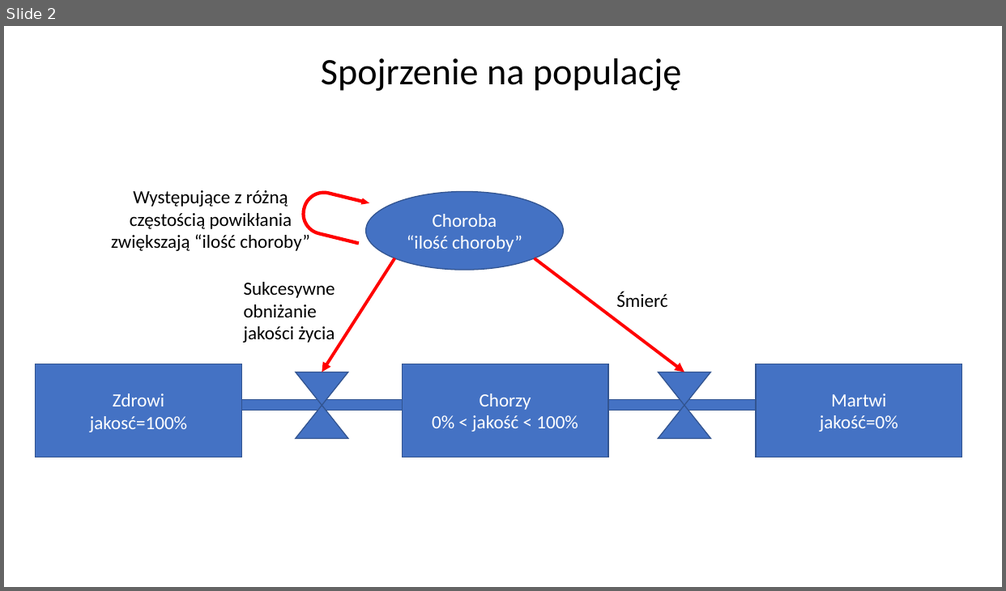
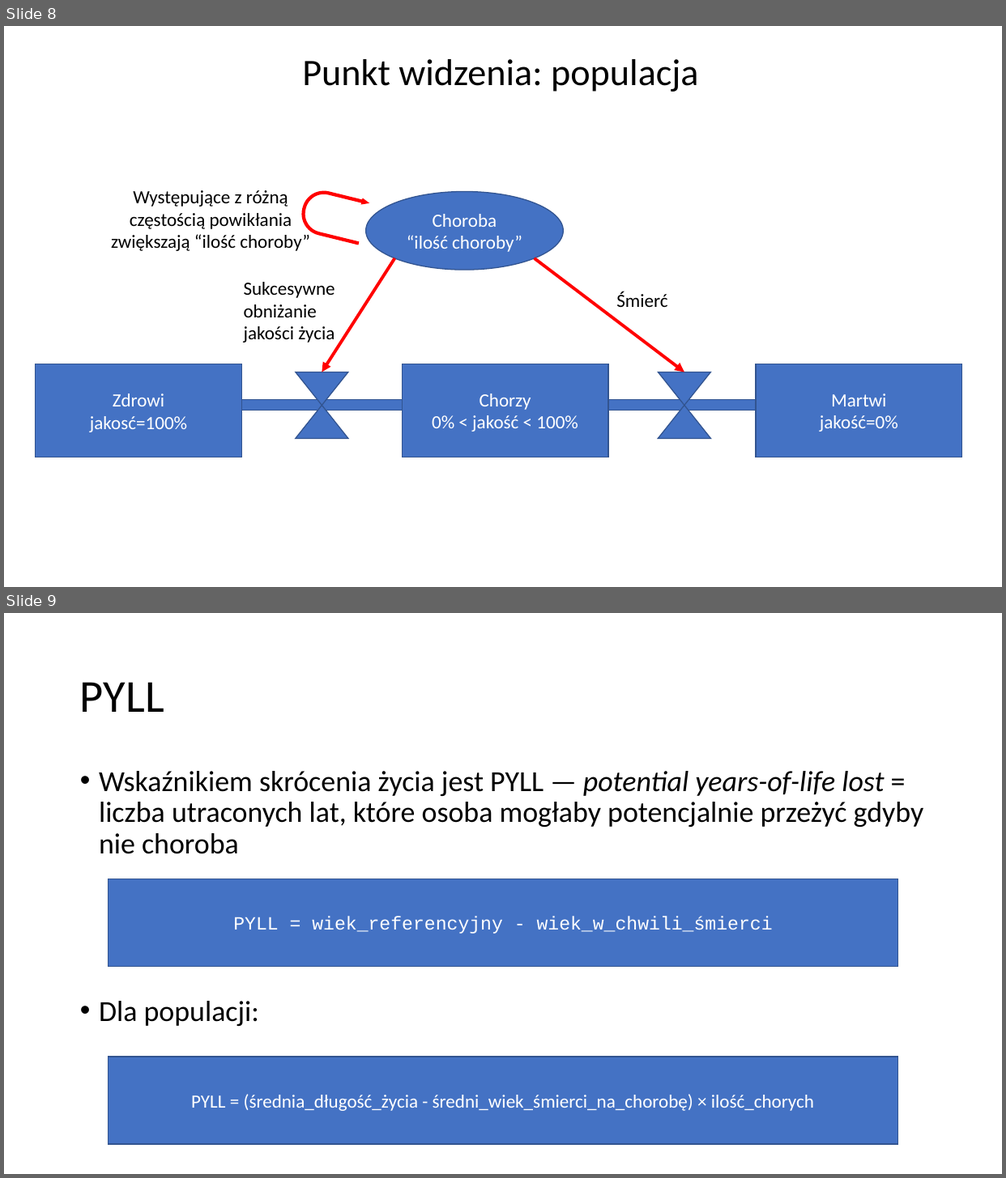
Before and after one commit to Jblew/medical-data-science, a slide deck: QALY i DALY ćwiczenia PL/QALY i DALY ćwiczenia PL diagramy.pptx. Shown one above the other, each under a label of ours: slide 2 before the commit, slides 8 and 9 after it. The pictures are 1006x591 and 1006x1178 pixels, drawn with LibreOffice and Linux fonts; fonts in the diff are those of the drawing. Boxes give left, top, right and bottom in pixels: in the first picture for what was removed or moved away, otherwise in the second. Text is boxed around its words. In the diff, an @@ line names an element or a change of style, - is before the commit and + after.

```diff
--- a/QALY i DALY ćwiczenia PL/QALY i DALY ćwiczenia PL diagramy.pptx
+++ b/QALY i DALY ćwiczenia PL/QALY i DALY ćwiczenia PL diagramy.pptx
@@ slide 9 added at (4, 613, 1002, 1174), background #FFFFFF @@
@@ title added at (80, 682, 164, 712), 44 pt, text #000000 @@
+PYLL
@@ text added at (99, 771, 924, 1026), 28 pt, text #000000 @@
+• Wskaźnikiem skrócenia życia jest PYLL — potential years-of-life lost = liczba utraconych lat, które osoba mogłaby potencjalnie przeżyć gdyby nie choroba
+• Dla populacji:
@@ rectangle added at (108, 879, 898, 967), fill #4472C4, outline #325491 1 pt, 18 pt, text #FFFFFF @@
+PYLL = wiek_referencyjny - wiek_w_chwili_śmierci
@@ rectangle added at (108, 1057, 898, 1144), fill #4472C4, outline #325491 1 pt, 18 pt, text #FFFFFF @@
+PYLL = (średnia_długość_życia - średni_wiek_śmierci_na_chorobę) × ilość_chorych
@@ what was slide 2 is now slide 8 @@
@@ slide 8 changed as well @@
@@ text at (302, 59, 698, 92): text changed @@
-Spojrzenie na populację
+Punkt widzenia: populacja
```
Also in this commit, not shown: 3 other slides changed, 41 other slides added, 2 other files.
